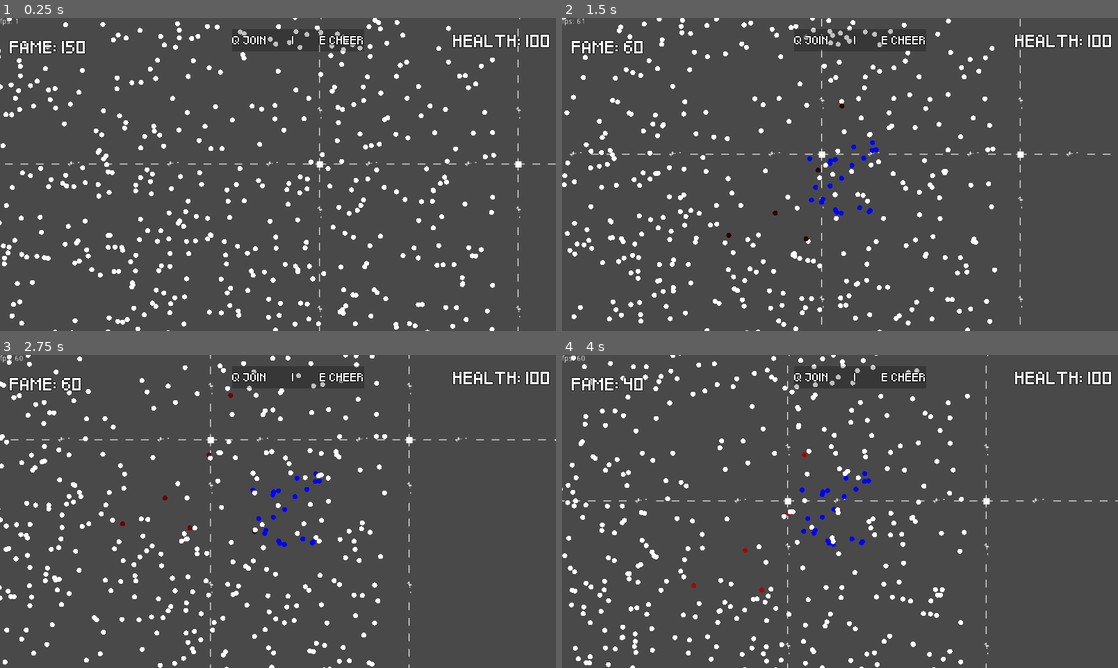
Above: before the commit, frames 1-4 (two rows, left to right).
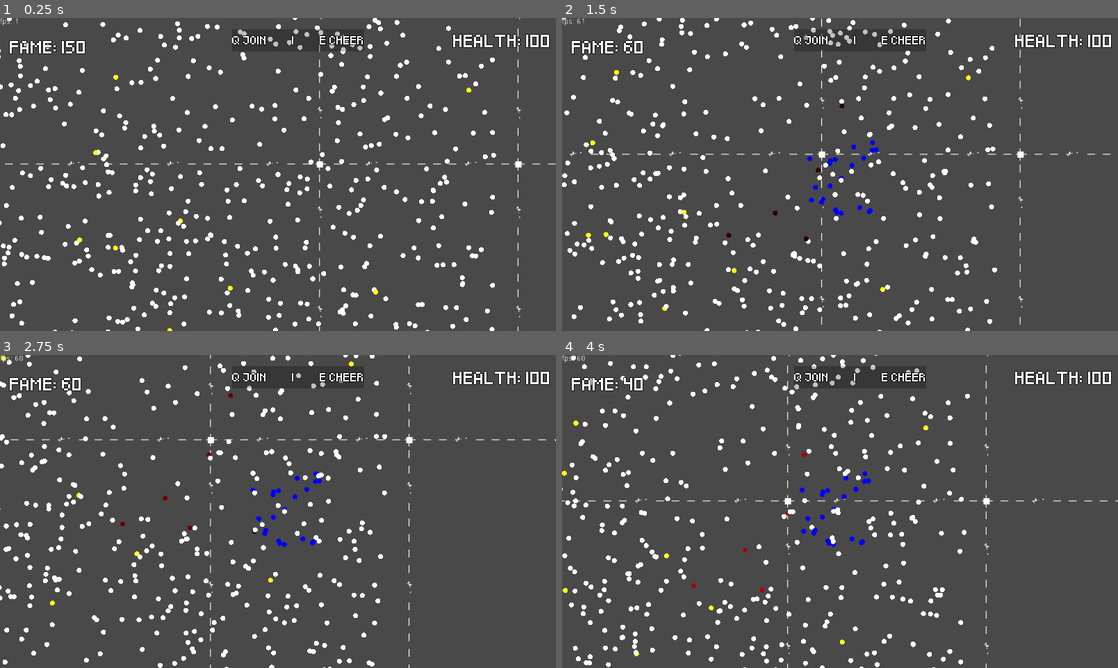
Above: after the commit, the same moments.

Repository: EliasVincent/perestroika
Game: Godot game, scene res://scenes/tests/Main.tscn
The game is run twice, just before and just after one commit, with the same random seed, the same clock (stepped at 60 frames per second) and the same inputs.
Inputs:
- Up to frame 1 (0.25 s): no input
- Up to frame 2 (1.5 s): hold D (right) 0.53-1.28 s; tap Q (join) at 0.6 s; hold S (down) from 1.28 s (still down); tap E (cheer) at 1.35 s
- Up to frame 3 (2.75 s): tap Q (join) at 1.55, 2.1 s; release S (down) at 2.03 s; hold D (right) from 2.03 s (still down)
- Up to frame 4 (4 s): release D (right) at 2.78 s; hold W (up) 2.78-3.53 s; tap Q (join) at 2.85, 3.8 s; hold A (left) from 3.53 s (still down); tap E (cheer) at 3.6 s

The runs differ from the first frame. In frame 1, 0.1% of the frame differs, in the area x 13-85%, y 18-100%; in frame 2, 0.2%, in the area x 4-74%, y 15-97%; in frame 3, 0.1%; in frame 4, 0.2%.

Commit message:
Added loyal units

Diff:
--- a/scenes/tests/Main.tscn
+++ b/scenes/tests/Main.tscn
@@ -109,7 +109,7 @@
 margin_bottom = 79.3162
 
 [node name="ColorRect" type="ColorRect" parent="CanvasLayer"]
-visible = false
+modulate = Color( 1, 1, 1, 0 )
 margin_left = -5.16943
 margin_top = -2.58472
 margin_right = 1029.83
@@ -148,9 +148,6 @@
 
 [node name="Player" parent="." instance=ExtResource( 4 )]
 
-[node name="Sprite" parent="Player" index="1"]
-modulate = Color( 1, 1, 1, 0 )
-
 [node name="AnimationPlayer" type="AnimationPlayer" parent="."]
 anims/player_death = SubResource( 2 )
 
--- a/scenes/tests/PersonBehaviour.gd
+++ b/scenes/tests/PersonBehaviour.gd
@@ -17,13 +17,17 @@
 var target = null
 var gettingTargeted = false
 
-enum State {IDLE, ATTACK, DEFEND, JOIN, LEADER}
+enum State {IDLE, ATTACK, DEFEND, JOIN, LEADER, LOYAL, LOYALDEFEND}
 var currentState = State.IDLE
 
 # Called when the node enters the scene tree for the first time.
 func _ready():
 	xDist = rand_range(-50, 50)
 	yDist = rand_range(-50, 50)
+
+	var randNum = rand_range(0, 75)
+	if randNum < 1:
+		currentState = State.LOYAL
 
 func instanceInRange(instance, distance):
 	#Check if instance is in range of given distance to player
@@ -34,8 +38,8 @@
 
 func _process(delta):
 	position += Vector2(xSpeed, ySpeed)
-	var randNum = 0
-	var randNum2 = 0
+	var randNum = 2
+	var randNum2 = 2
 	#Mad Status
 	if currentState == State.IDLE:
 		randNum = rand_range(0, 100000)
@@ -103,8 +107,13 @@
 					currentState = State.ATTACK
 			else:
 				currentState = State.ATTACK
-
-
+		State.LOYAL:
+			xSpeed = rand_range(-1.5, 1.5)
+			ySpeed = rand_range(-1.5, 1.5)
+			$Sprite.modulate = Color(1, 1, 0.1)
+		State.LOYALDEFEND:
+			$Sprite.modulate = Color(1, 1, 0.1)
+			position = position.move_toward(playerNode.position + Vector2(xDist, yDist), delta * followSpeed)
 
 	# looks if Person is mad and "inside" the player
 	if mad and instanceInRange(playerNode, 1):
--- a/scenes/tests/PlayerBehaviour.gd
+++ b/scenes/tests/PlayerBehaviour.gd
@@ -52,7 +52,9 @@
 		$RecruitAudioPlayer.play()
 		var enemyList = getAllEnemiesInRadius(currentRadius)
 		for i in enemyList:
-			if i.currentState != i.State.DEFEND and not i.mad:
+			if i.currentState == i.State.LOYAL:
+				i.currentState = i.State.LOYALDEFEND
+			elif i.currentState != i.State.DEFEND and not i.mad:
 				var randNum = rand_range(0,9)
 				if randNum < 3:
 					i.currentState = i.State.DEFEND
@@ -93,6 +95,10 @@
 					enemy.queue_free()
 					enemyCount-=1
 					break
+				elif enemy.currentState == enemy.State.LOYALDEFEND:
+					enemy.queue_free()
+					enemyCount-=1
+					break
 		else:
 			#Delete enemy in range
 			for enemy in enemyList:
